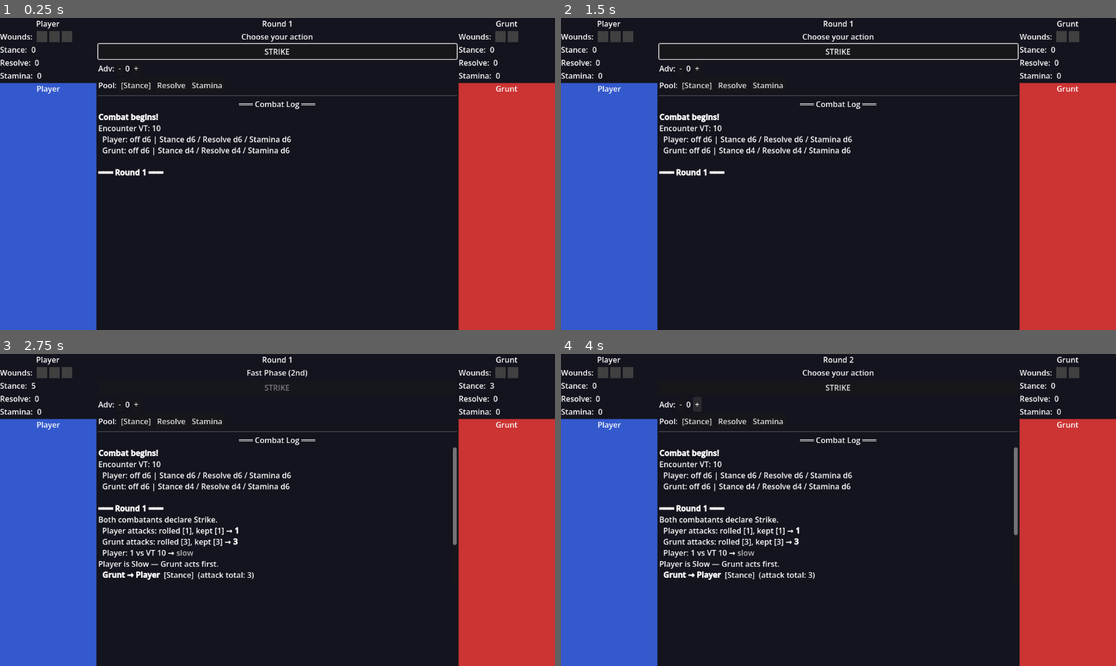
Above: before the commit, frames 1-4 (two rows, left to right).
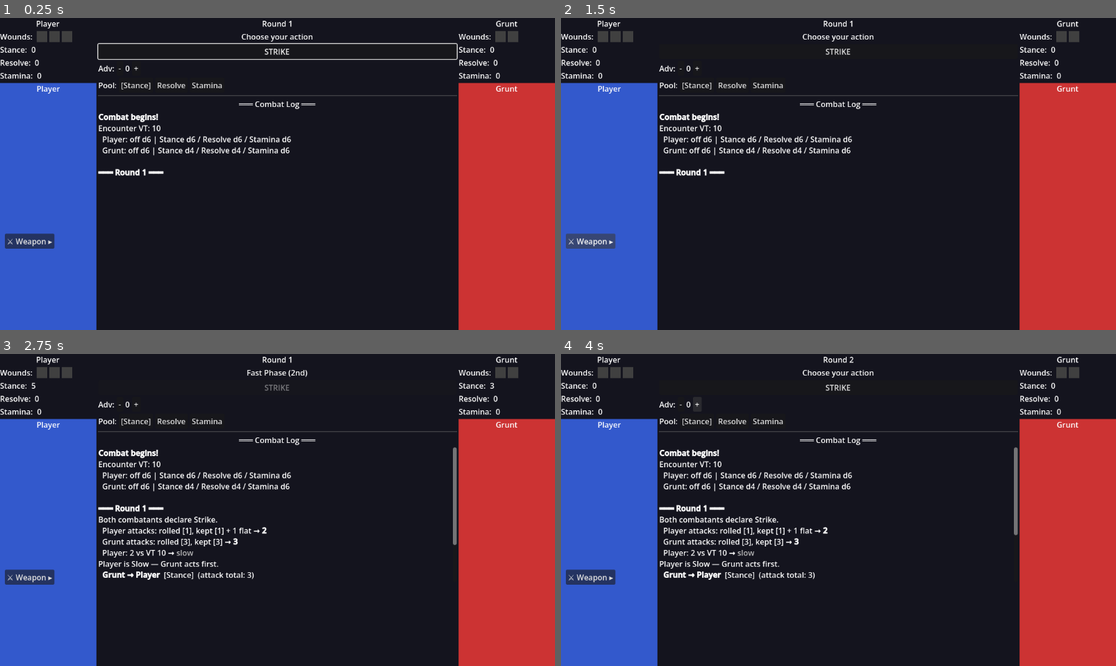
Above: after the commit, the same moments.

Repository: ivano777/kronomania
Game: Godot game, scene res://scenes/battle/BattleScene.tscn
Same seed, same stepped clock (60 frames per second), same inputs: the game is played once before the commit and once after it.
Inputs (mouse positions are in pixels of both pictures, inside the frame that each line leads up to):
- Up to frame 1 (0.25 s): no input
- Up to frame 2 (1.5 s): click (588, 242) at 0.5 s, where only the run after the commit has a clickable "⚔ Weapon ▸"; click (771, 242) at 1.25 s, where only the run after the commit has a clickable "⚔ Weapon ▾"
- Up to frame 3 (2.75 s): click "STRIKE" at 2 s
- Up to frame 4 (4 s): click "-" at 2.75 s; click "+" at 3.5 s

The runs differ from the first frame. In frame 1, 0.4% of the frame differs, in the area x 0-10%, y 69-74%; in frame 2, 1.0%, in the area x 0-83%, y 8-74%; in frame 3, 0.5%; in frame 4, 0.5%.

Commit message:
feat(combat): equipment system + Effect Taxonomy integration (Group 2)
- Add EquipmentData resource (Potency, Forging, Warding, Fortitude, Surge/Drain, Tags)
- Add equipped_weapon field to CombatantData
- Wire equipment effects into CombatManager via _effective_tier / _attack_flat /
  _guard_flat / _pool_bonus helpers; flat bonuses shown in combat log when non-zero
- CombatantState.max_wounds now runtime field (includes Fortitude bonus)
- Ship Iron Sword (Forging I) and Crude Club weapon .tres files
- Add DebugWeaponSelector: toggle panel with 5 weapon presets, instantiated at
  runtime from BattleScene; fix pool_bonus override bypass bug
- Defer: Inefficiency rule (Group 3), Channeling/die-size steps (Group 4)

Co-Authored-By: Claude Sonnet 4.6 <noreply@anthropic.com>

Diff:
--- a/autoloads/CombatManager.gd
+++ b/autoloads/CombatManager.gd
@@ -47,7 +47,9 @@
 class CombatantState:
 	var data: CombatantData
 	var current_wounds: int = 0
+	var max_wounds: int     = 3
 	var is_defeated: bool   = false
+	var weapon_override: EquipmentData = null  # set by debug tools; null = use data.equipped_weapon
 	# Per-pool guard state (Stance / Resolve / Stamina).
 	var stance_guard: int   = 0
 	var resolve_guard: int  = 0
@@ -59,6 +61,7 @@
 	func init(d: CombatantData) -> void:
 		data = d
 		current_wounds = 0
+		max_wounds = d.max_wounds + (d.equipped_weapon.max_wounds_bonus if d.equipped_weapon else 0)
 		is_defeated = false
 		reset_guard()
 
@@ -165,10 +168,13 @@
 
 	# ── Roll both attack pools ─────────────────────────────────────────────
 	var p_atk := RollEngine.resolve(
-		_player.data.tier, _player.data.dominion_size, _player.data.keep_grade, 0, net_advantage
+		_effective_tier(_player), _player.data.dominion_size, _player.data.keep_grade,
+		_attack_flat(_player),
+		net_advantage + _pool_bonus(_player)
 	)
 	var e_atk := RollEngine.resolve(
-		_enemy.data.tier, _enemy.data.dominion_size, _enemy.data.keep_grade
+		_effective_tier(_enemy), _enemy.data.dominion_size, _enemy.data.keep_grade,
+		_attack_flat(_enemy)
 	)
 
 	log_message.emit(_fmt_attack(_player.data.combatant_name, p_atk))
@@ -234,8 +240,9 @@
 	# If already rolled, reuse the existing Guard value.
 	if not defender.is_pool_rolled(target_pool):
 		var def_result := RollEngine.resolve(
-			defender.data.tier, defensive_size, defender.data.keep_grade
-		)
+				_effective_tier(defender), defensive_size,
+				defender.data.keep_grade, _guard_flat(defender)
+			)
 		var guard_val: int = def_result.total as int
 		defender.set_guard_val(target_pool, guard_val)
 		defender.set_pool_rolled(target_pool, true)
@@ -271,13 +278,13 @@
 				"  Guard broken! %s suffers [b]1 Wound[/b]. (%d/%d)" % [
 					defender.data.combatant_name,
 					defender.current_wounds,
-					defender.data.max_wounds,
+					defender.max_wounds,
 				]
 			)
 
-		wounds_changed.emit(defender_is_player, defender.current_wounds, defender.data.max_wounds)
-
-		if defender.current_wounds >= defender.data.max_wounds:
+		wounds_changed.emit(defender_is_player, defender.current_wounds, defender.max_wounds)
+
+		if defender.current_wounds >= defender.max_wounds:
 			defender.is_defeated = true
 			log_message.emit(
 				"  [color=red][b]%s is DEFEATED![/b][/color]" % defender.data.combatant_name
@@ -321,13 +328,45 @@
 	return state.data.negation_size
 
 
+## Effective Tier capped by equipment Potency (if any).
+func _effective_tier(state: CombatantState) -> int:
+	var w: EquipmentData = state.weapon_override if state.weapon_override else state.data.equipped_weapon
+	return mini(state.data.tier, w.potency) if w else state.data.tier
+
+
+## Flat bonus applied to attack rolls from equipped weapon (Forging).
+func _attack_flat(state: CombatantState) -> int:
+	var w: EquipmentData = state.weapon_override if state.weapon_override else state.data.equipped_weapon
+	return w.flat_attack_bonus if w else 0
+
+
+## Flat bonus applied to defense rolls from equipped weapon (Warding).
+func _guard_flat(state: CombatantState) -> int:
+	var w: EquipmentData = state.weapon_override if state.weapon_override else state.data.equipped_weapon
+	return w.flat_guard_bonus if w else 0
+
+
+## Pool size modifier from equipped weapon (Surge/Drain).
+func _pool_bonus(state: CombatantState) -> int:
+	var w: EquipmentData = state.weapon_override if state.weapon_override else state.data.equipped_weapon
+	return w.pool_bonus if w else 0
+
+
+## Debug only — swap the player's weapon at runtime without restarting combat.
+func debug_set_player_weapon(weapon: EquipmentData) -> void:
+	if _player:
+		_player.weapon_override = weapon
+
+
 # ── Formatting helpers ────────────────────────────────────────────────────────
 
 func _fmt_attack(name: String, r: Dictionary) -> String:
 	var desperation: bool = r.desperation
 	var prefix := "[b][DESPERATION][/b] " if desperation else ""
-	return "  %s%s attacks: rolled %s, kept %s → [b]%d[/b]" % [
-		prefix, name, _arr(r.dice as Array), _arr(r.kept as Array), r.total as int
+	var flat: int = r.flat as int
+	var flat_part := " + %d flat" % flat if flat != 0 else ""
+	return "  %s%s attacks: rolled %s, kept %s%s → [b]%d[/b]" % [
+		prefix, name, _arr(r.dice as Array), _arr(r.kept as Array), flat_part, r.total as int
 	]
 
 
@@ -337,8 +376,10 @@
 
 
 func _fmt_defense(name: String, r: Dictionary, pool_label: String) -> String:
-	return "  %s rolls %s: %s → kept %s → Guard [b]%d[/b]" % [
-		name, pool_label, _arr(r.dice as Array), _arr(r.kept as Array), r.total as int
+	var flat: int = r.flat as int
+	var flat_part := " + %d flat" % flat if flat != 0 else ""
+	return "  %s rolls %s: %s → kept %s%s → Guard [b]%d[/b]" % [
+		name, pool_label, _arr(r.dice as Array), _arr(r.kept as Array), flat_part, r.total as int
 	]
 
 
--- a/resources/CombatantData.gd
+++ b/resources/CombatantData.gd
@@ -30,3 +30,7 @@
 
 ## Maximum Wounds before Defeat.
 @export_range(1, 6) var max_wounds: int = 3
+
+## Optional equipped weapon. Applies Potency cap, Forging/Warding flat bonuses,
+## Fortitude max-wounds bonus, Surge/Drain pool modifier, and stores tags.
+@export var equipped_weapon: EquipmentData = null
--- /dev/null
+++ b/resources/EquipmentData.gd
@@ -0,0 +1,25 @@
+# EquipmentData — immutable config for a single piece of equipment.
+# Set in .tres files; referenced by CombatantData.equipped_weapon.
+class_name EquipmentData
+extends Resource
+
+## Display name shown in logs and UI.
+@export var item_name: String = ""
+
+## Potency — caps how much Tier is expressed: effective_tier = min(tier, potency).
+@export_range(1, 4) var potency: int = 1
+
+## Forging: flat bonus added to the attack total after Keep.
+@export_range(0, 5) var flat_attack_bonus: int = 0
+
+## Warding: flat bonus added to the defense roll total after Keep.
+@export_range(0, 5) var flat_guard_bonus: int = 0
+
+## Fortitude: added to max_wounds when combat is initialised.
+@export_range(0, 3) var max_wounds_bonus: int = 0
+
+## Surge (+) or Drain (-): modifier to the attack pool size (added to net_advantage).
+@export_range(-3, 3) var pool_bonus: int = 0
+
+## Weapon tags (e.g. "Sharp", "Blunt", "Flame") for future skill prerequisites.
+@export var tags: PackedStringArray = PackedStringArray()
--- a/resources/data/enemy_grunt.tres
+++ b/resources/data/enemy_grunt.tres
@@ -1,14 +1,13 @@
-[gd_resource type="Resource" script_class="CombatantData" load_steps=2 format=3 uid="uid://b9e2h5m8q1t4f"]
+[gd_resource type="Resource" script_class="CombatantData" format=3 uid="uid://cae2h5m8q1t4f"]
 
-[ext_resource type="Script" uid="uid://a1b2c3d4e5f6g" path="res://resources/CombatantData.gd" id="1_cdscr"]
+[ext_resource type="Script" uid="uid://t8js5de36gq8" path="res://resources/CombatantData.gd" id="1_cdscr"]
+[ext_resource type="Resource" uid="uid://a5t6xn3qw8dkf" path="res://resources/data/weapons/crude_club.tres" id="2_weapon"]
 
 [resource]
 script = ExtResource("1_cdscr")
 combatant_name = "Grunt"
-tier = 1
-dominion_size = 6
 negation_size = 4
 ingenuity_size = 4
-keep_grade = 0
 velocity_threshold = 10
 max_wounds = 2
+equipped_weapon = ExtResource("2_weapon")
--- a/resources/data/player_default.tres
+++ b/resources/data/player_default.tres
@@ -1,14 +1,9 @@
-[gd_resource type="Resource" script_class="CombatantData" load_steps=2 format=3 uid="uid://a1c4k7n0s3w6d"]
+[gd_resource type="Resource" script_class="CombatantData" format=3 uid="uid://1c4k7n0s3w6d"]
 
-[ext_resource type="Script" uid="uid://a1b2c3d4e5f6g" path="res://resources/CombatantData.gd" id="1_cdscr"]
+[ext_resource type="Script" uid="uid://t8js5de36gq8" path="res://resources/CombatantData.gd" id="1_cdscr"]
+[ext_resource type="Resource" uid="uid://b7k4ry9mj2cph" path="res://resources/data/weapons/iron_sword.tres" id="2_weapon"]
 
 [resource]
 script = ExtResource("1_cdscr")
 combatant_name = "Player"
-tier = 1
-dominion_size = 6
-negation_size = 6
-ingenuity_size = 6
-keep_grade = 0
-velocity_threshold = 12
-max_wounds = 3
+equipped_weapon = ExtResource("2_weapon")
--- /dev/null
+++ b/resources/data/weapons/crude_club.tres
@@ -0,0 +1,9 @@
+[gd_resource type="Resource" script_class="EquipmentData" format=3 uid="uid://a5t6xn3qw8dkf"]
+
+[ext_resource type="Script" path="res://resources/EquipmentData.gd" id="1_eqscr"]
+
+[resource]
+script = ExtResource("1_eqscr")
+item_name = "Crude Club"
+potency = 1
+tags = PackedStringArray("Blunt")
--- /dev/null
+++ b/resources/data/weapons/iron_sword.tres
@@ -0,0 +1,10 @@
+[gd_resource type="Resource" script_class="EquipmentData" format=3 uid="uid://b7k4ry9mj2cph"]
+
+[ext_resource type="Script" path="res://resources/EquipmentData.gd" id="1_eqscr"]
+
+[resource]
+script = ExtResource("1_eqscr")
+item_name = "Iron Sword"
+potency = 1
+flat_attack_bonus = 1
+tags = PackedStringArray("Sharp")
--- a/scenes/battle/BattleScene.gd
+++ b/scenes/battle/BattleScene.gd
@@ -5,6 +5,9 @@
 # ── Combatant data (loaded from .tres resources) ──────────────────────────────
 const PLAYER_DATA := preload("res://resources/data/player_default.tres")
 const ENEMY_DATA  := preload("res://resources/data/enemy_grunt.tres")
+
+# ── Debug scenes (remove path + add_child call to strip at release) ───────────
+const _DBG_WEAPON_SEL := "res://scenes/debug/DebugWeaponSelector.tscn"
 
 # ── Node references ───────────────────────────────────────────────────────────
 @onready var _player_hud:    CombatantHUD = $GameLayout/PlayerSide/PlayerHUD
@@ -15,6 +18,7 @@
 @onready var _defeat_panel:  Panel        = $DefeatPanel
 @onready var _result_label:  Label        = $DefeatPanel/PanelContent/ResultLabel
 @onready var _restart_btn:   Button       = $DefeatPanel/PanelContent/RestartButton
+@onready var _debug_equip                 = $DebugEquipmentDisplay if has_node("DebugEquipmentDisplay") else null
 
 
 func _ready() -> void:
@@ -27,6 +31,9 @@
 	# Set up HUDs with initial data.
 	_player_hud.setup(PLAYER_DATA)
 	_enemy_hud.setup(ENEMY_DATA)
+
+	if _debug_equip:
+		_debug_equip.setup(PLAYER_DATA, ENEMY_DATA)
 
 	# Connect RoundHUD strike button.
 	_round_hud.strike_pressed.connect(_on_strike_pressed)
@@ -42,6 +49,10 @@
 	CombatManager.guard_changed.connect(_on_guard_changed)
 	CombatManager.combat_ended.connect(_on_combat_ended)
 	CombatManager.player_action_required.connect(_on_player_action_required)
+
+	# Debug widgets — instantiated at runtime; safe to remove with the const above.
+	if ResourceLoader.exists(_DBG_WEAPON_SEL):
+		add_child((load(_DBG_WEAPON_SEL) as PackedScene).instantiate())
 
 	# Start combat.
 	CombatManager.start_combat(PLAYER_DATA, ENEMY_DATA)
--- /dev/null
+++ b/scenes/debug/DebugEquipmentDisplay.gd
@@ -0,0 +1,19 @@
+extends VBoxContainer
+
+
+func setup(player_data: CombatantData, enemy_data: CombatantData) -> void:
+	_show($PlayerEquip, player_data)
+	_show($EnemyEquip, enemy_data)
+
+
+func _show(label: Label, data: CombatantData) -> void:
+	if data.equipped_weapon:
+		var w := data.equipped_weapon
+		var tag_str := ", ".join(w.tags) if not w.tags.is_empty() else "none"
+		label.text = "%s: %s  Pot %d | Atk+%d Def+%d Pool%+d Wounds+%d | [%s]" % [
+			data.combatant_name, w.item_name,
+			w.potency, w.flat_attack_bonus, w.flat_guard_bonus,
+			w.pool_bonus, w.max_wounds_bonus, tag_str,
+		]
+	else:
+		label.text = "%s: (no weapon)" % data.combatant_name
--- /dev/null
+++ b/scenes/debug/DebugEquipmentDisplay.tscn
@@ -0,0 +1,12 @@
+[gd_scene format=3 uid="uid://bch2in1r3nayu"]
+
+[ext_resource type="Script" path="res://scenes/debug/DebugEquipmentDisplay.gd" id="1_dbgeq"]
+
+[node name="DebugEquipmentDisplay" type="VBoxContainer"]
+script = ExtResource("1_dbgeq")
+
+[node name="PlayerEquip" type="Label" parent="."]
+text = "Player: (loading...)"
+
+[node name="EnemyEquip" type="Label" parent="."]
+text = "Enemy: (loading...)"
--- /dev/null
+++ b/scenes/debug/DebugWeaponSelector.gd
@@ -0,0 +1,41 @@
+extends VBoxContainer
+
+const PRESETS := [
+	["Iron Sword  (+1 atk)",        1, 0, 0],
+	["Sharp Blade (+2 atk)",        2, 0, 0],
+	["Guard Shield (+2 def)",       0, 2, 0],
+	["Surge Axe (+1 atk +1 pool)",  1, 0, 1],
+	["Crude Club  (none)",          0, 0, 0],
+]
+
+@onready var _toggle: Button       = $ToggleButton
+@onready var _panel:  VBoxContainer = $Panel
+@onready var _status: Label        = $Panel/StatusLabel
+
+
+func _ready() -> void:
+	_panel.hide()
+	_toggle.pressed.connect(_on_toggle)
+	for preset in PRESETS:
+		var btn := Button.new()
+		btn.text = preset[0] as String
+		btn.pressed.connect(_apply.bind(
+			preset[0] as String, preset[1] as int,
+			preset[2] as int, preset[3] as int))
+		$Panel/Buttons.add_child(btn)
+
+
+func _on_toggle() -> void:
+	_panel.visible = not _panel.visible
+	_toggle.text = "⚔ Weapon ▾" if _panel.visible else "⚔ Weapon ▸"
+
+
+func _apply(name: String, atk: int, def: int, pool: int) -> void:
+	var w := EquipmentData.new()
+	w.item_name = name
+	w.potency = 1
+	w.flat_attack_bonus = atk
+	w.flat_guard_bonus = def
+	w.pool_bonus = pool
+	CombatManager.debug_set_player_weapon(w)
+	_status.text = "Active: %s" % name
--- /dev/null
+++ b/scenes/debug/DebugWeaponSelector.tscn
@@ -0,0 +1,24 @@
+[gd_scene format=3 uid="uid://daqt2hxm5bfnk"]
+
+[ext_resource type="Script" path="res://scenes/debug/DebugWeaponSelector.gd" id="1_wsel"]
+
+[node name="DebugWeaponSelector" type="VBoxContainer"]
+anchor_left = 0.0
+anchor_top = 1.0
+anchor_right = 0.0
+anchor_bottom = 1.0
+offset_left = 10.0
+offset_top = -200.0
+offset_bottom = -10.0
+script = ExtResource("1_wsel")
+
+[node name="ToggleButton" type="Button" parent="."]
+text = "⚔ Weapon ▸"
+
+[node name="Panel" type="VBoxContainer" parent="."]
+visible = false
+
+[node name="Buttons" type="HBoxContainer" parent="Panel"]
+
+[node name="StatusLabel" type="Label" parent="Panel"]
+text = "Active: (from .tres)"
Not shown, added: resources/EquipmentData.gd.uid
Not shown, added: scenes/debug/DebugEquipmentDisplay.gd.uid
Not shown, added: scenes/debug/DebugWeaponSelector.gd.uid
Not shown, changed: CLAUDE.md
Not shown, changed: docs/project-status.md
